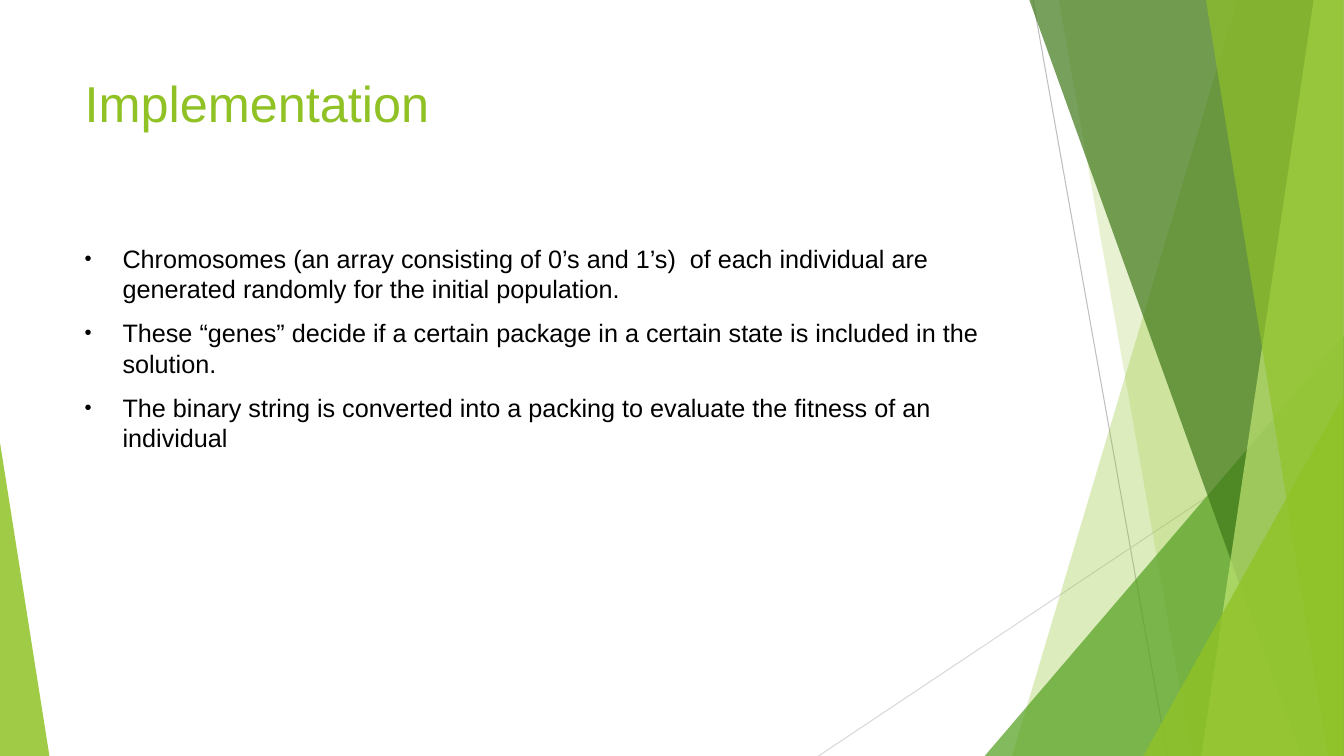
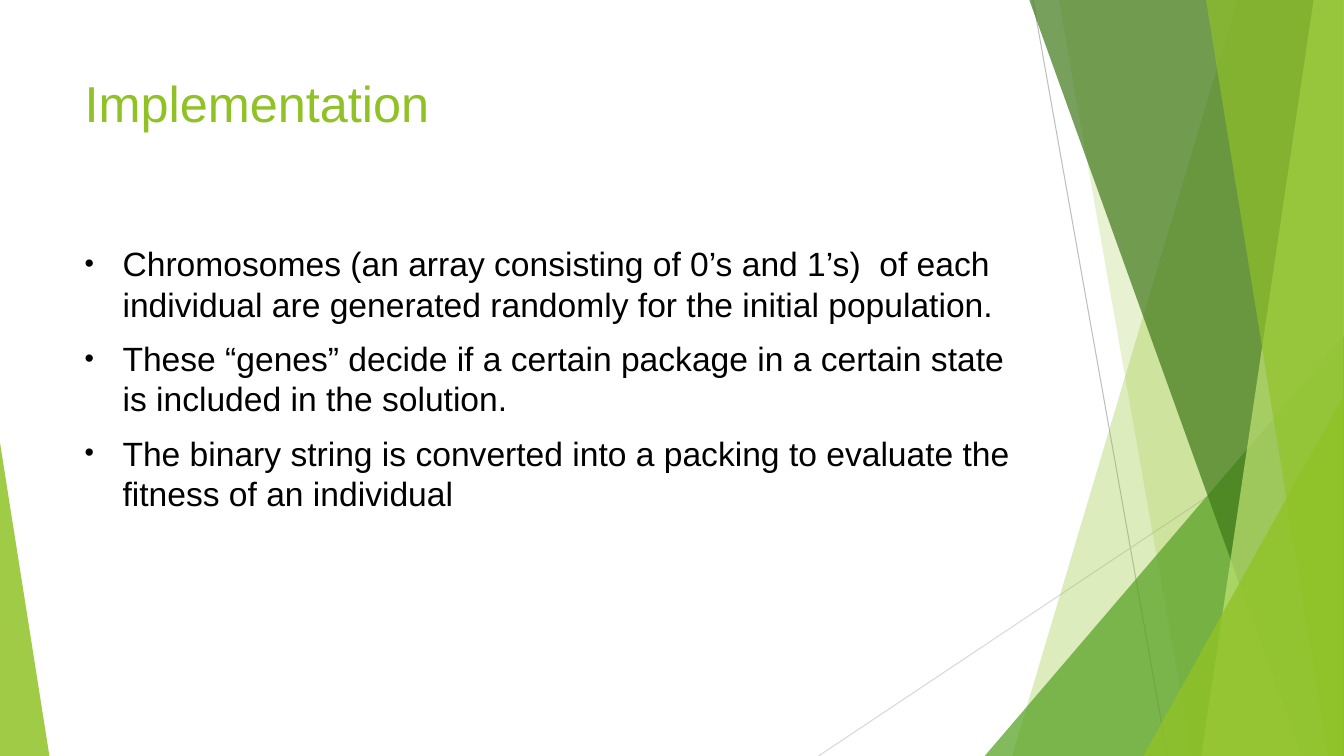
Before and after one commit to swengeler/PP3, a slide deck: slide 14 of Report, presentation and related stuff/Knapsack_problem.pptx. Drawn at 1344x756 pixels with LibreOffice and Linux fonts; fonts in the diff are those of the drawing. Boxes give left, top, right and bottom in pixels: in the first picture for what was removed or moved away, otherwise in the second. Text is boxed around its words. In the diff, an @@ line names an element or a change of style, - is before the commit and + after.

```diff
--- a/Report, presentation and related stuff/Knapsack_problem.pptx
+++ b/Report, presentation and related stuff/Knapsack_problem.pptx
@@ text "Chromosomes (an array consisting of ..." at [123, 251, 1010, 507]: size 18 to 24 pt @@
```
Also in this commit, not shown: 5 other slides changed, 1 other file.
